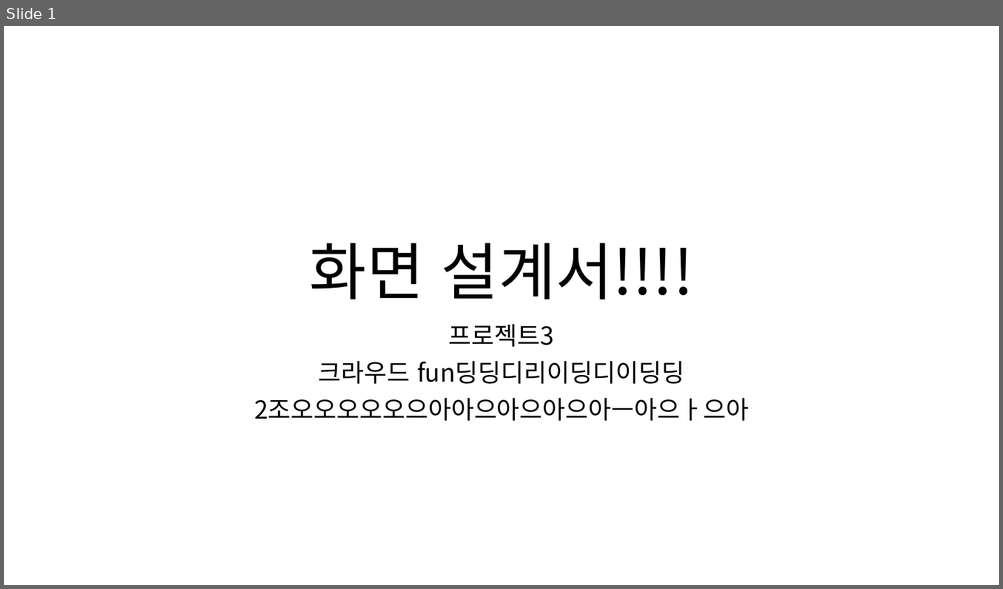
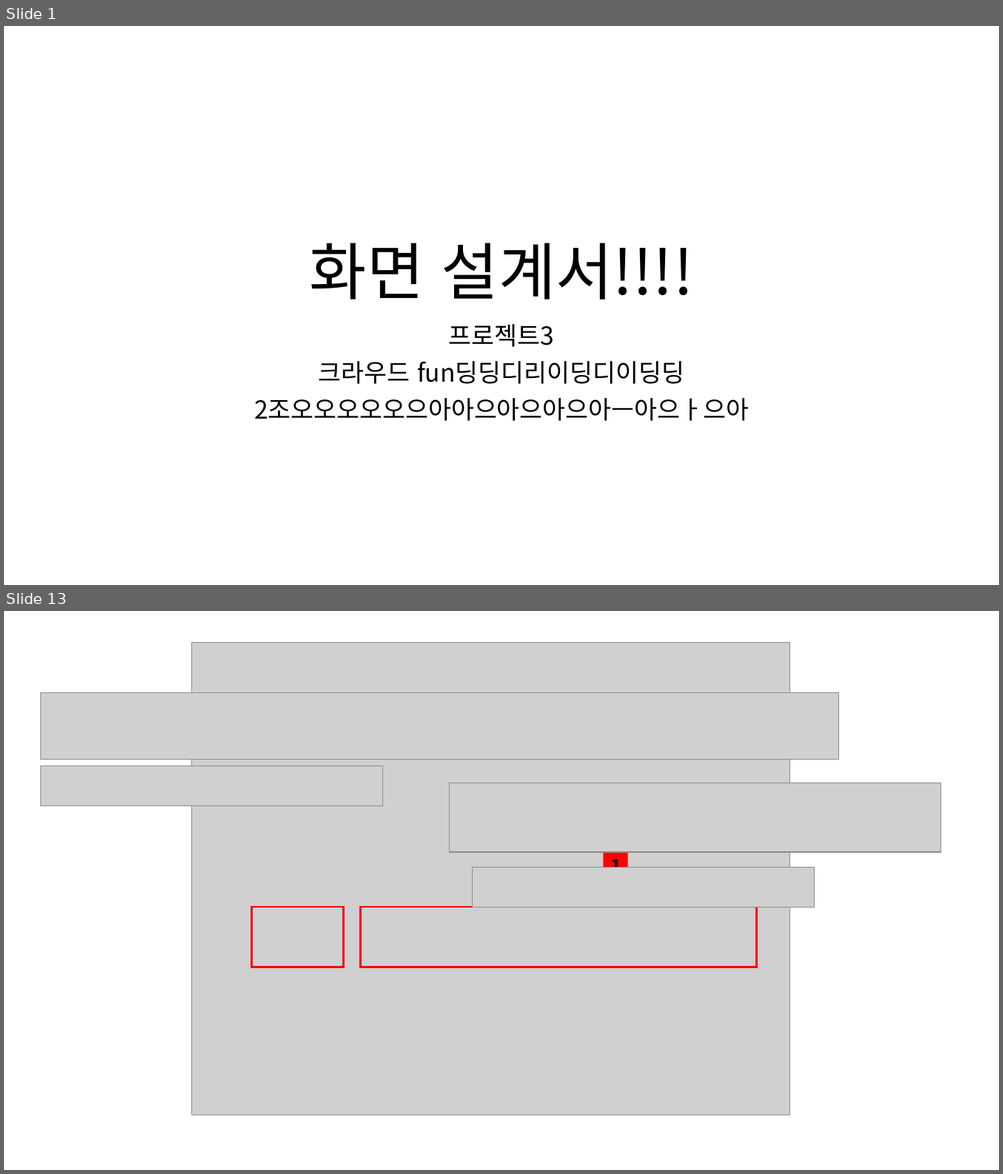
Before and after one commit to ezenteam2/RentalEquip, a slide deck: 0 발표용 파워포인트/0313 2차발표/0313 project04 - 파워포인트 - 기범.pptx. Shown one above the other, each under a label of ours: slide 1 before the commit, slides 1 and 13 after it; the slides between them are not shown. The pictures are 1003x589 and 1003x1174 pixels, drawn with LibreOffice and Linux fonts; fonts in the diff are those of the drawing; grey boxes stand for pictures. Boxes give left, top, right and bottom in pixels: in the first picture for what was removed or moved away, otherwise in the second. Text is boxed around its words. In the diff, an @@ line names an element or a change of style, - is before the commit and + after.

```diff
--- a/0 발표용 파워포인트/0313 2차발표/0313 project04 - 파워포인트 - 기범.pptx
+++ b/0 발표용 파워포인트/0313 2차발표/0313 project04 - 파워포인트 - 기범.pptx
@@ slide 13 added at <box>4,611,999,1170</box>, background #FFFFFF @@
@@ picture added at <box>191,642,790,1115</box> @@
@@ picture added at <box>40,692,839,760</box> @@
@@ picture added at <box>40,766,382,806</box> @@
@@ picture added at <box>449,783,941,853</box> @@
@@ rectangle added at <box>603,852,628,878</box>, fill #FF0000, 18 pt, text #000000, bold @@
+1
@@ picture added at <box>472,868,814,907</box> @@
@@ rectangle added at <box>252,907,344,968</box>, outline #FF0000 2 pt @@
@@ rectangle added at <box>361,907,757,968</box>, outline #FF0000 2 pt @@
```
Also in this commit, not shown: 11 other slides added, 1 other file.
